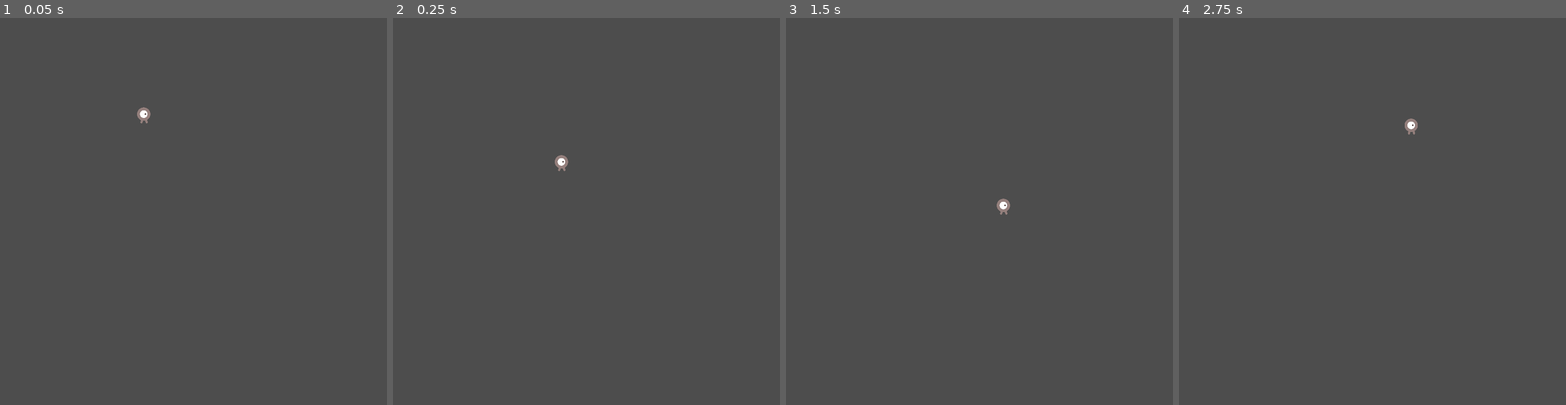
Above: before the commit, frames 1-4 (left to right).
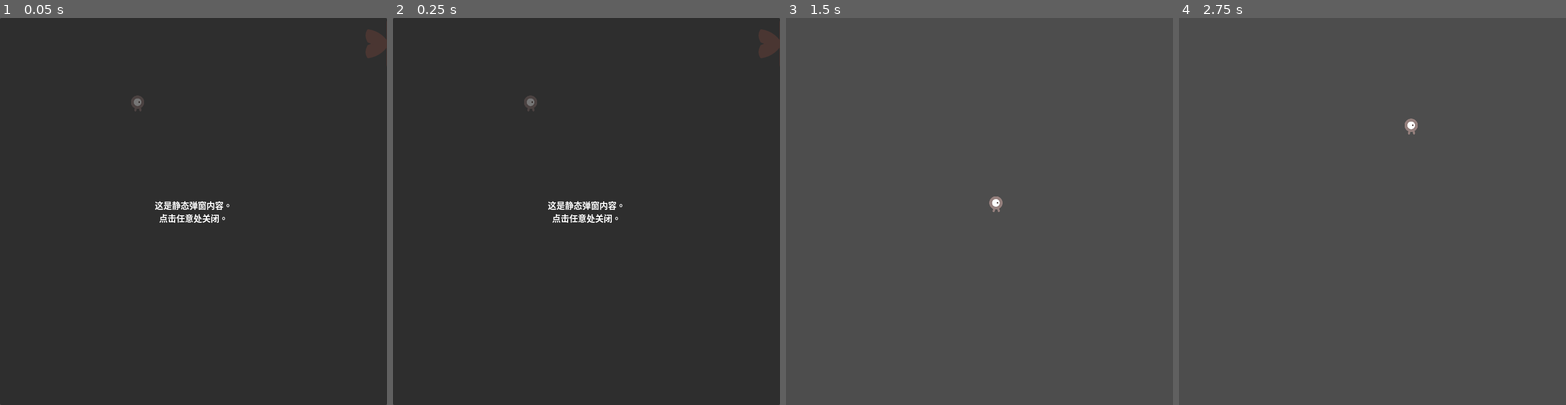
Above: after the commit, the same moments.

Repository: Medill-East/2025_gamejam_gmtk
Game: Godot game, scene res://loop/loop-main.tscn
Two runs of this game, one before a commit and one after it. Both use one fixed random seed, a clock stepped at 60 frames per second and the inputs below.
Inputs (mouse positions are in pixels of both pictures, inside the frame that each line leads up to):
- Up to frame 1 (0.05 s): no input
- Up to frame 2 (0.25 s): no input
- Up to frame 3 (1.5 s): move the mouse to (1064, 192) at 0.52 s; hold Right (move_right) 0.53-1.28 s; click (1064, 192) at 0.67 s; move the mouse to (902, 230) at 1.27 s; hold Down (move_down) from 1.28 s (still down)
- Up to frame 4 (2.75 s): move the mouse to (1411, 126) at 2.02 s; release Down (move_down) at 2.03 s; hold Right (move_right) from 2.03 s (still down)

The runs differ from the first frame. In frame 1, 100% of the frame differs, in the area x 0-100%, y 0-100%; in frame 2, 100%; in frame 3, 0.2%; in frame 4, nothing differs.

Commit message:
update loop main
2025-0801-2308

Diff:
--- a/20250706-dodge2d/loop/loop-main.tscn
+++ b/20250706-dodge2d/loop/loop-main.tscn
@@ -1,8 +1,10 @@
-[gd_scene load_steps=2 format=3 uid="uid://cil6jk16q1g5b"]
+[gd_scene load_steps=3 format=3 uid="uid://cil6jk16q1g5b"]
 
 [ext_resource type="PackedScene" uid="uid://xcpshaqmq2ds" path="res://loop/loop-player.tscn" id="1_cod0h"]
+[ext_resource type="Script" uid="uid://bydjkewxk6l0w" path="res://loop/loop_main.gd" id="1_ovgfa"]
 
 [node name="Loop-main" type="Node2D"]
+script = ExtResource("1_ovgfa")
 
 [node name="Loop-player" parent="." instance=ExtResource("1_cod0h")]
 position = Vector2(256, 159)
--- /dev/null
+++ b/20250706-dodge2d/loop/loop_main.gd
@@ -0,0 +1,19 @@
+extends Node2D
+
+
+# Called when the node enters the scene tree for the first time.
+func _ready() -> void:
+	pass # Replace with function body.
+	_popup()
+
+
+# Called every frame. 'delta' is the elapsed time since the previous frame.
+func _process(delta: float) -> void:
+	pass
+
+
+
+func _popup():
+	var popup := preload("res://loop/popup.tscn").instantiate()
+	add_child(popup)
+	popup.open()        # 打开&暂停
--- a/20250706-dodge2d/loop/popup.tscn
+++ b/20250706-dodge2d/loop/popup.tscn
@@ -18,10 +18,15 @@
 grow_vertical = 2
 
 [node name="Text" type="RichTextLabel" parent="Panel"]
-layout_mode = 2
-offset_top = 348.0
-offset_right = 480.0
-offset_bottom = 371.0
+layout_mode = 1
+anchors_preset = 14
+anchor_top = 0.5
+anchor_right = 1.0
+anchor_bottom = 0.5
+offset_top = -11.5
+offset_bottom = 11.5
+grow_horizontal = 2
+grow_vertical = 2
 size_flags_horizontal = 3
 size_flags_vertical = 6
 text = "test text"
Not shown: 1 places in 20250706-dodge2d/loop/loop-main-real.tscn that only renumber resources
Not shown, added: 20250706-dodge2d/loop/loop_main.gd.uid
